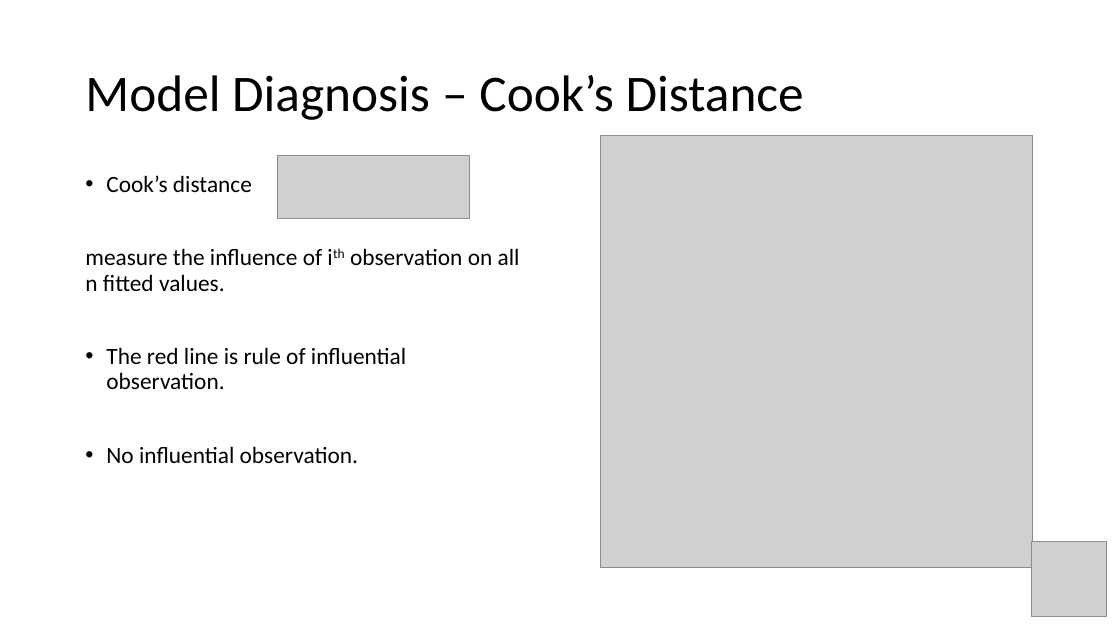
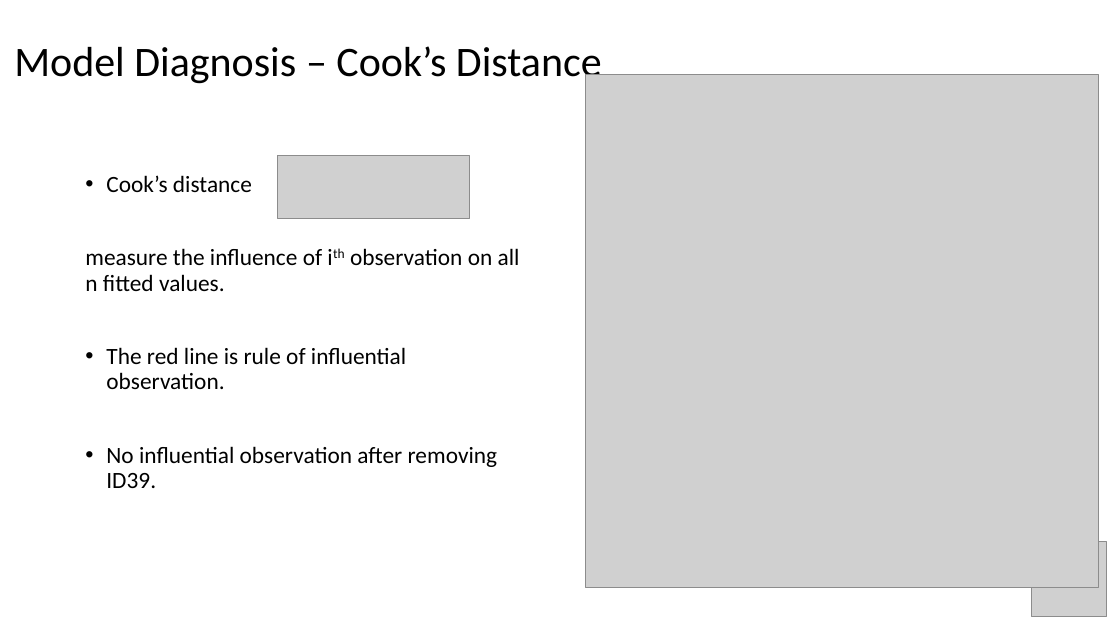
Before and after one commit to heitinamoranika/Module_2, a slide deck: slide 1 of Presentation/4 Rui Huang.pptx. Drawn at 1120x630 pixels with LibreOffice and Linux fonts; fonts in the diff are those of the drawing; grey boxes stand for pictures. Boxes give left, top, right and bottom in pixels: in the first picture for what was removed or moved away, otherwise in the second. Text is boxed around its words. In the diff, an @@ line names an element or a change of style, - is before the commit and + after.

```diff
--- a/Presentation/4 Rui Huang.pptx
+++ b/Presentation/4 Rui Huang.pptx
@@ title "Model Diagnosis – Cook’s Distance": place and size @@
-title "Model Diagnosis – Cook’s Distance" at (85,75,804,120)
+title "Model Diagnosis – Cook’s Distance" at (14,46,602,86)
@@ title "Model Diagnosis – Cook’s Distance" at (14,46,602,86): size 44 to 36 pt @@
@@ picture: place and size @@
-picture at (601,135,1033,567)
+picture at (586,75,1098,587)
@@ text at (106,446,498,488): text changed @@
-• No influential observation.
+• No influential observation after removing ID39.
```
Also in this commit, not shown: 5 other slides changed, 9 other files.
